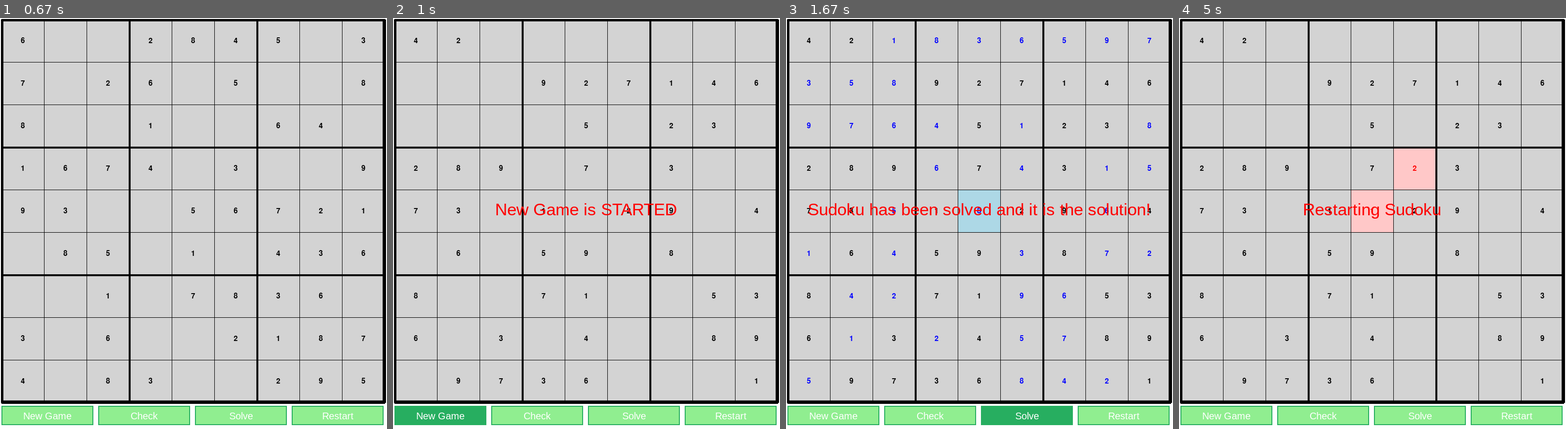
Above: before the commit, frames 1-4 (left to right).
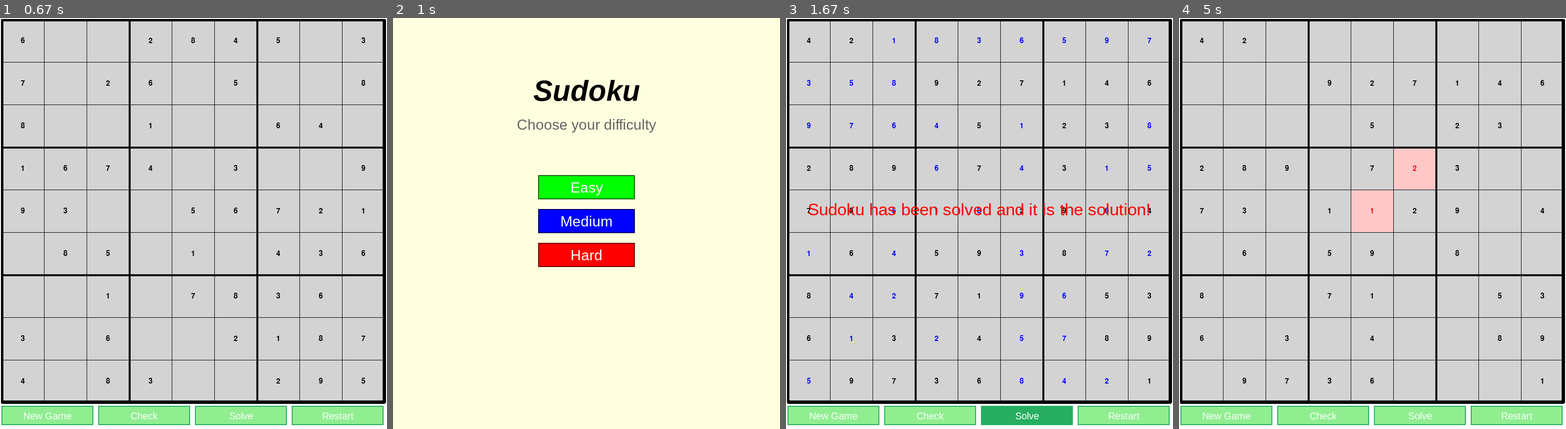
Above: after the commit, the same moments.

Repository: jeanbapd/Sudoku-pygame
Game: pygame game, started from main.py
The game is run twice, just before and just after one commit, with the same random seed, the same clock (stepped at 60 frames per second) and the same inputs.
Inputs (mouse positions are in pixels of both pictures, inside the frame that each line leads up to):
- Up to frame 1 (0.67 s): click "Easy" at 0.38 s
- Up to frame 2 (1 s): click "New Game" at 0.72 s
- Up to frame 3 (1.67 s): click (979, 219) at 1.05 s, where only the run after the commit has a clickable "Medium"; click "Solve" at 1.38 s
- Up to frame 4 (5 s): click "Restart" at 1.72 s; click "Restarting Sudoku" at 2.05 s; tap 1 at 2.33 s; hold Right 2.67-3.13 s; hold Up 3.17-3.47 s; hold Right 3.5-3.97 s; tap 2 at 3.65, 4.15 s; hold Left 4-4.53 s; hold Down 4.57-4.87 s; hold Left from 4.9 s (still down)

Frame 1 is identical in both runs. In frame 2, 100% of the frame differs, in the area x 0-100%, y 0-100%; in frame 3, 1.0%; in frame 4, 0.4%.

Commit message:
feat: Update new game button

Diff:
--- a/main.py
+++ b/main.py
@@ -1,5 +1,6 @@
-from pyexpat.errors import messages
-
+"""
+Main file of the game.
+"""
 import pygame
 
 import sys
@@ -69,9 +70,9 @@
                         pos = pygame.mouse.get_pos()
 
                         if new_button.is_clicked(pos):
-                            game.generate_new_game()
-                            message = "New Game is STARTED"
-                            message_timer += 100
+                            current_state = STATE_MENU
+                            message_timer = 0
+                            message = ""
                         elif check_button.is_clicked(pos):
                             if game.is_completed():
                                 message = "Congratulations! You have completed the SUDOKU!"
